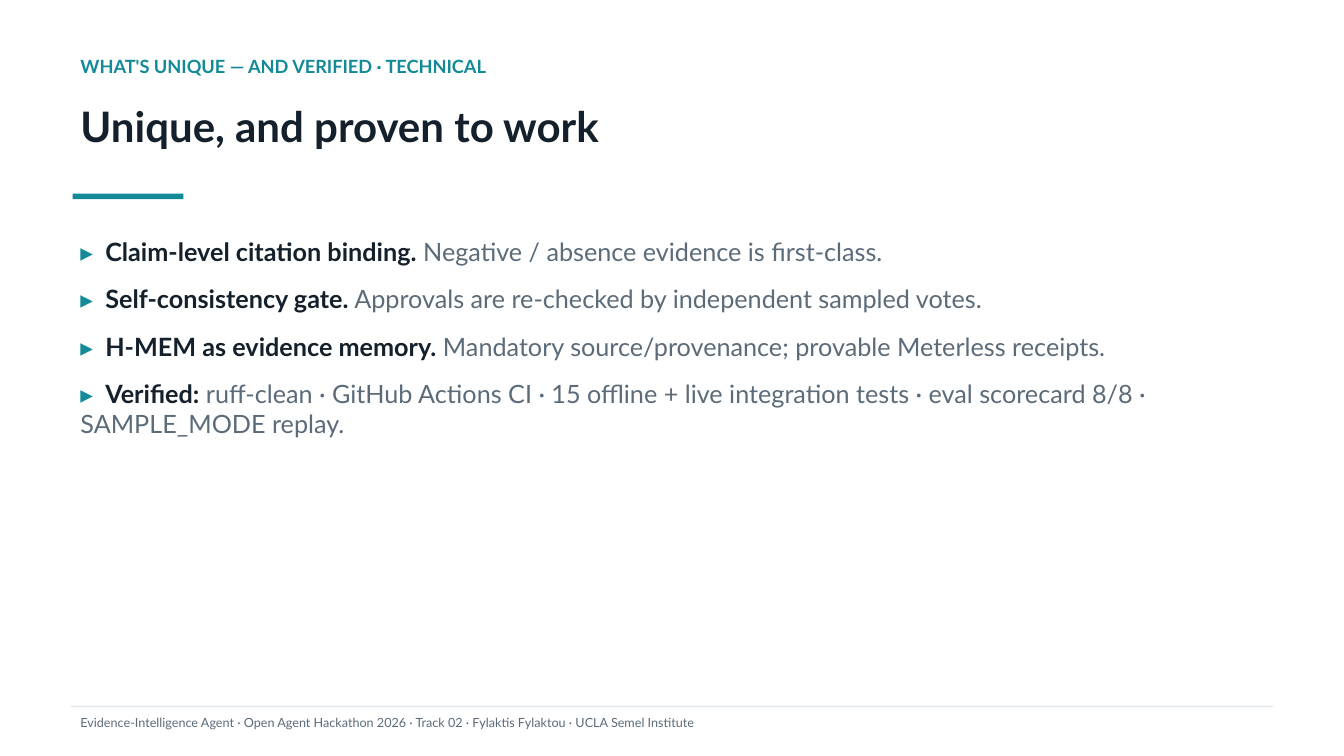
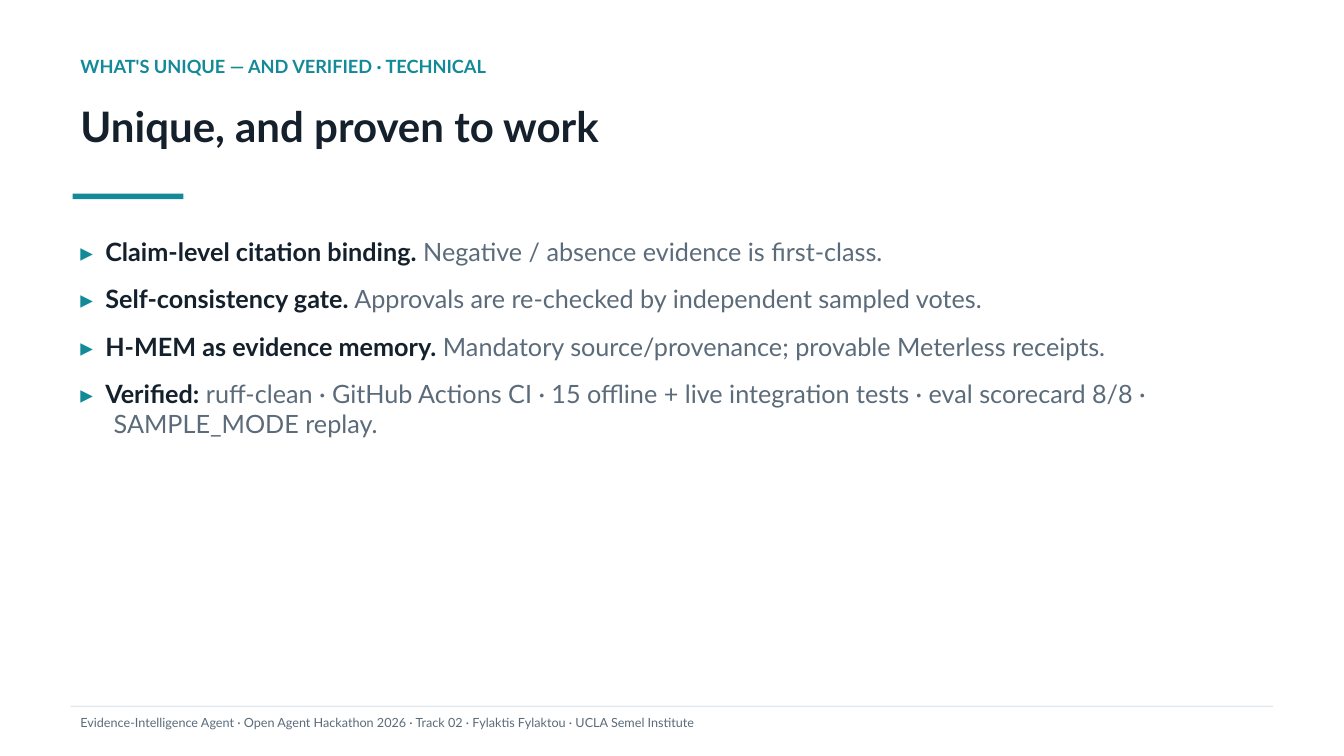
Before and after one commit to ffylaktis/open-agent-hack, a slide deck: slide 9 of deck/Evidence-Intelligence-Agent.pptx. Drawn at 1344x756 pixels with LibreOffice and Linux fonts; fonts in the diff are those of the drawing. Boxes give left, top, right and bottom in pixels: in the first picture for what was removed or moved away, otherwise in the second. Text is boxed around its words. In the diff, an @@ line names an element or a change of style, - is before the commit and + after.

```diff
--- a/deck/Evidence-Intelligence-Agent.pptx
+++ b/deck/Evidence-Intelligence-Agent.pptx
@@ text "▸ Claim-level citation binding. Negative ..." at bbox=[105, 242, 1133, 437]: indent changed @@
```
Also in this commit, not shown: 6 other slides changed, 1 other file.
